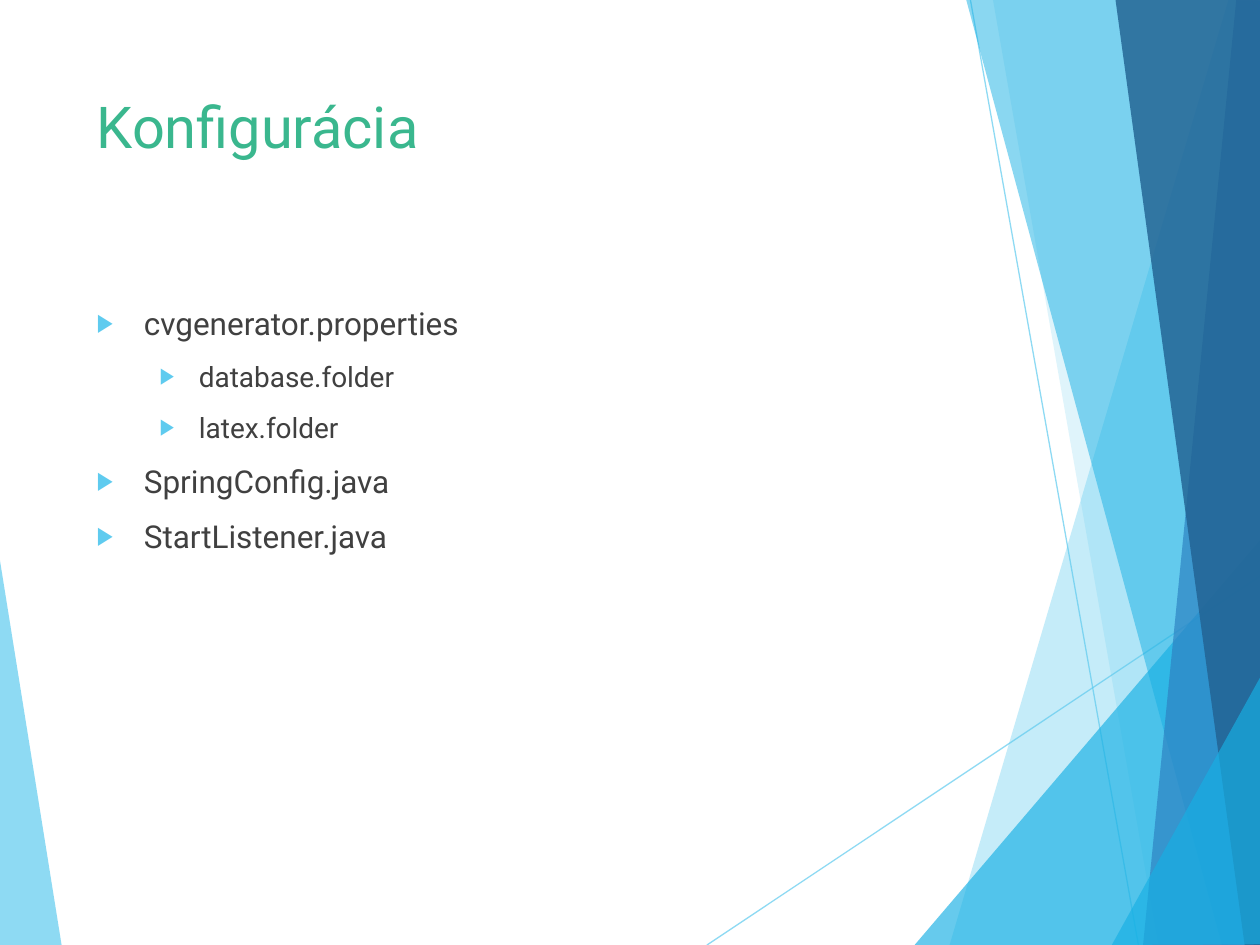
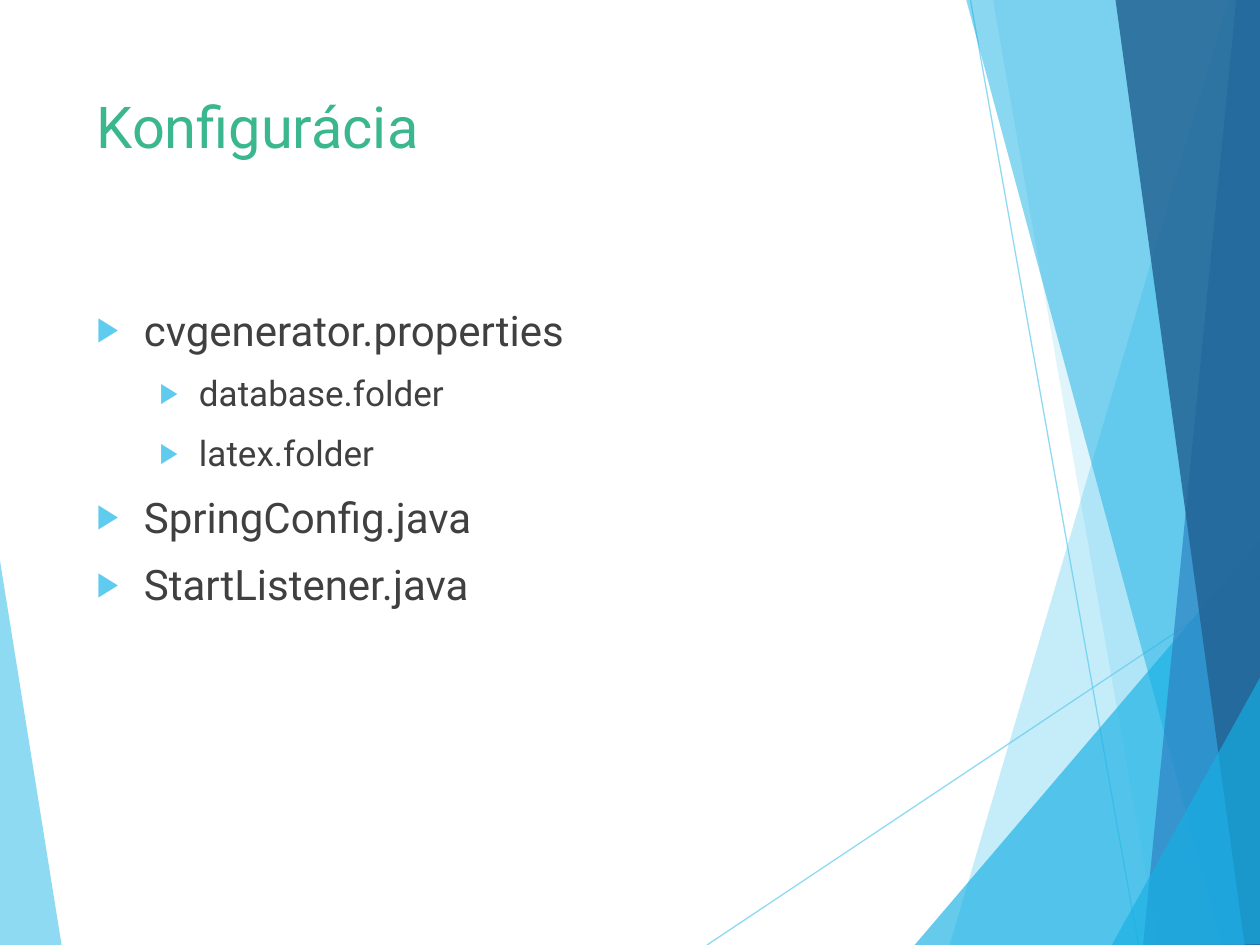
Before and after one commit to Suzii/pb138-cv_generator, a slide deck: slide 16 of defence/obhajoba.pptx (slide 7 before the commit). Drawn at 1260x945 pixels with LibreOffice and Linux fonts; fonts in the diff are those of the drawing. Boxes give left, top, right and bottom in pixels: in the first picture for what was removed or moved away, otherwise in the second. Text is boxed around its words. In the diff, an @@ line names an element or a change of style, - is before the commit and + after.

```diff
--- a/defence/obhajoba.pptx
+++ b/defence/obhajoba.pptx
@@ text "cvgenerator.properties" at [144,315,564,609]: size 18 to 24 pt in "cvgenerator.properties", "SpringConfig.java", "StartListener.java"; size 16 to 20 pt in "database.folder", "latex.folder" @@
```
Also in this commit, not shown: 8 other slides changed, 2 other files.
